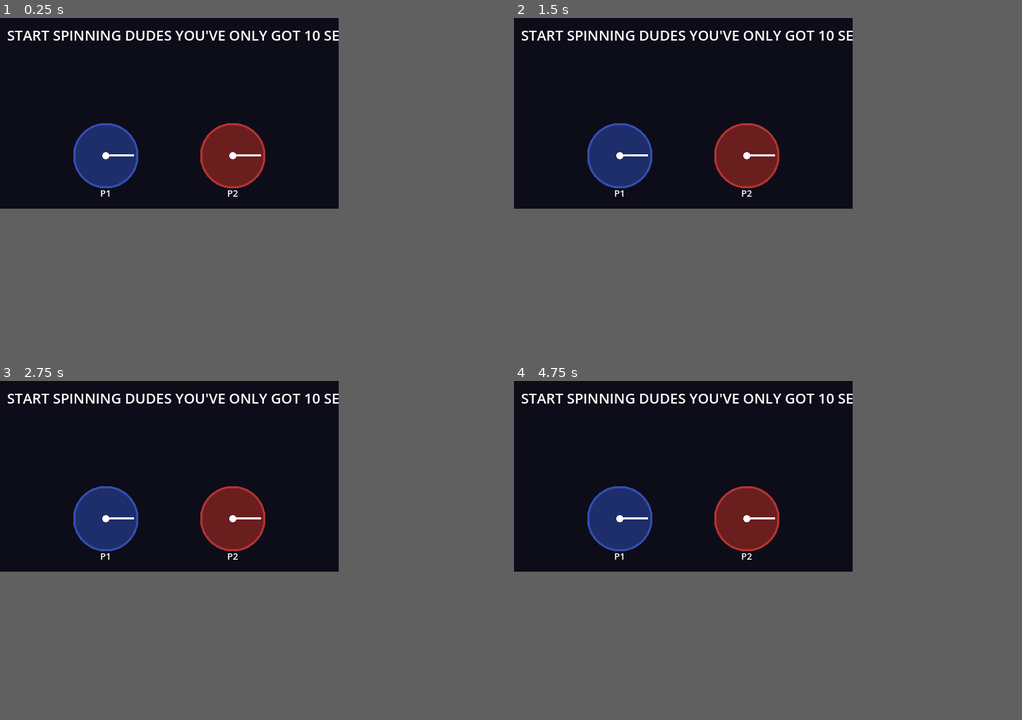
Above: before the commit, frames 1-4 (two rows, left to right).
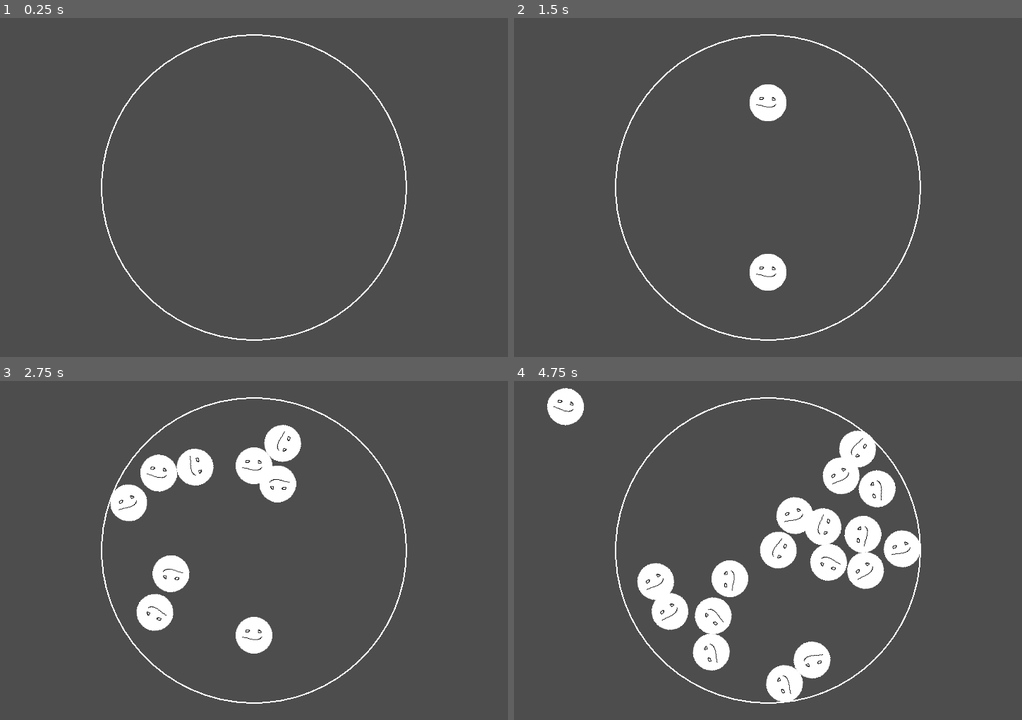
Above: after the commit, the same moments.

Repository: cbrenton/beyblade
Game: Godot game, scene res://main.tscn
Same seed, same stepped clock (60 frames per second), same inputs: the game is played once before the commit and once after it.
Inputs:
- Up to frame 1 (0.25 s): no input
- Up to frame 2 (1.5 s): tap Enter at 0.5 s; hold D 0.53-1.28 s; hold F 0.53-1.28 s; tap Space at 0.77, 0.8, 1.07, 1.25, 1.35 s; hold S from 1.28 s (still down)
- Up to frame 3 (2.75 s): tap Space at 1.52, 1.82, 2.3 s; tap F at 1.55 s; release S at 2.03 s; hold D from 2.03 s (still down); hold F from 2.03 s (still down)
- Up to frame 4 (4.75 s): release D at 2.78 s; release F at 2.78 s; hold W 2.78-3.53 s; tap G at 2.85 s; tap Space at 3.02, 3.32, 3.77, 3.8, 4.07, 4.52 s; tap F at 3.05, 4.55 s; hold I 3.53-4.28 s; hold A from 3.53 s (still down); tap K at 4.35 s
In our replay, the window is 480x270 before the commit and 720x480 after it. These sizes can differ from the game's own. Grey fills any space a smaller window leaves; there, only what the larger window draws over its background counts as a difference.

The runs differ from the first frame. In frame 1, 38% of the frame differs, in the area x 0-81%, y 0-96%; in frame 2, 39%; in frame 3, 39%; in frame 4, 45%.

Commit message:
tops spawn and spin

Diff:
--- a/godot/main.tscn
+++ b/godot/main.tscn
@@ -1,6 +1,8 @@
 [gd_scene format=3 uid="uid://beyblade001"]
 
-[ext_resource type="Script" uid="uid://i1qximo471nv" path="res://main.gd" id="1_main00"]
+[ext_resource type="Script" uid="uid://dacit4gmvaj2u" path="res://scripts/arena.gd" id="2_0xm2m"]
 
 [node name="Main" type="Node2D" unique_id=887933328]
-script = ExtResource("1_main00")
+
+[node name="StaticBody2D" type="StaticBody2D" parent="." unique_id=407197270]
+script = ExtResource("2_0xm2m")
--- /dev/null
+++ b/godot/player.tscn
@@ -0,0 +1,20 @@
+[gd_scene format=3 uid="uid://cddroomufyrne"]
+
+[ext_resource type="Texture2D" uid="uid://dmhd2gqswynwl" path="res://assets/top.png" id="1_4flbx"]
+[ext_resource type="Script" uid="uid://cyhu7s3bgqsg2" path="res://scripts/player.gd" id="1_onrkg"]
+
+[sub_resource type="CircleShape2D" id="CircleShape2D_onrkg"]
+radius = 26.0
+
+[node name="RigidBody2D" type="RigidBody2D" unique_id=1472262996]
+gravity_scale = 0.0
+angular_damp = 0.1
+script = ExtResource("1_onrkg")
+pull_factor = 100.0
+
+[node name="CollisionShape2D" type="CollisionShape2D" parent="." unique_id=1351414554]
+shape = SubResource("CircleShape2D_onrkg")
+
+[node name="Sprite2D" type="Sprite2D" parent="." unique_id=1947290124]
+scale = Vector2(0.8125, 0.8125)
+texture = ExtResource("1_4flbx")
--- a/godot/project.godot
+++ b/godot/project.godot
@@ -26,8 +26,8 @@
 
 [display]
 
-window/size/viewport_width=480
-window/size/viewport_height=270
+window/size/viewport_width=720
+window/size/viewport_height=480
 window/stretch/mode="canvas_items"
 window/stretch/aspect="expand"
 
@@ -35,6 +35,10 @@
 
 project/assembly_name="Beyblade"
 
+[physics]
+
+2d/default_angular_damp=0.0
+
 [rendering]
 
 renderer/rendering_method="gl_compatibility"
--- /dev/null
+++ b/godot/scripts/arena.gd
@@ -0,0 +1,51 @@
+extends StaticBody2D
+
+@export var radius: float = 100.0
+@export var segments: int = 64
+
+@onready var player_scene = preload("res://player.tscn")
+
+var scene_center = Vector2.ZERO
+var players = []
+
+
+func _ready() -> void:
+    radius = get_viewport_rect().size.y / 2 * 0.9  # 90% of half the height
+    scene_center = get_viewport_rect().size / 2
+    position = scene_center
+    for i in segments:
+        var angle_a := i * TAU / segments
+        var angle_b := (i + 1) * TAU / segments
+        var seg := SegmentShape2D.new()
+        seg.a = Vector2(cos(angle_a), sin(angle_a)) * radius
+        seg.b = Vector2(cos(angle_b), sin(angle_b)) * radius
+        var col := CollisionShape2D.new()
+        col.shape = seg
+        add_child(col)
+
+
+func _draw() -> void:
+    draw_arc(Vector2.ZERO, radius, 0, TAU, segments, Color.WHITE, 2.0)
+
+
+func _input(event: InputEvent) -> void:
+    if event is InputEventKey and event.pressed:
+        if event.keycode == KEY_SPACE:
+            print("space was pressed")
+            var player1 = player_scene.instantiate()
+            player1.position = Vector2(0, -get_viewport_rect().size.y / 4)
+            add_child(player1)
+            player1.freeze = true
+            players.push_back(player1)
+            # player1.launch.call_deferred(randf_range(100.0, 1200.0))
+
+            var player2 = player_scene.instantiate()
+            player2.position = Vector2(0, get_viewport_rect().size.y / 4)
+            add_child(player2)
+            player2.freeze = true
+            players.push_back(player2)
+            # player2.launch.call_deferred(randf_range(200.0, 2200.0))
+        if event.keycode == KEY_F:
+            for player in players:
+                player.freeze = false
+                player.launch.call_deferred(1000)
--- /dev/null
+++ b/godot/scripts/player.gd
@@ -0,0 +1,30 @@
+extends RigidBody2D
+
+@export var pull_factor := 10.0
+
+
+func _ready() -> void:
+    pass
+
+
+func _physics_process(delta: float) -> void:
+    var to_center = (Vector2.ZERO - position).normalized()
+    apply_central_force(to_center * pull_factor)
+
+
+func _input(event: InputEvent) -> void:
+    if event is InputEventKey and event.pressed:
+        if event.keycode == KEY_F:
+            print("f")
+            apply_torque_impulse(1000)
+        if event.keycode == KEY_A:
+            print("a")
+            apply_central_impulse(Vector2(-1.0, 0.0))
+        if event.keycode == KEY_D:
+            print("d")
+            apply_central_impulse(Vector2(1.0, 0.0))
+
+
+func launch(initial_spin: float) -> void:
+    can_sleep = false
+    angular_velocity = initial_spin
Binary file added: godot/assets/top.png
Not shown, added: godot/assets/top.png.import
Not shown, added: godot/scripts/arena.gd.uid
Not shown, added: godot/scripts/player.gd.uid
Renamed: godot/main.gd -> godot/scripts/test.gd
Renamed: godot/main.gd.uid -> godot/scripts/test.gd.uid
Not shown, added: godot/assets/top.pxo
